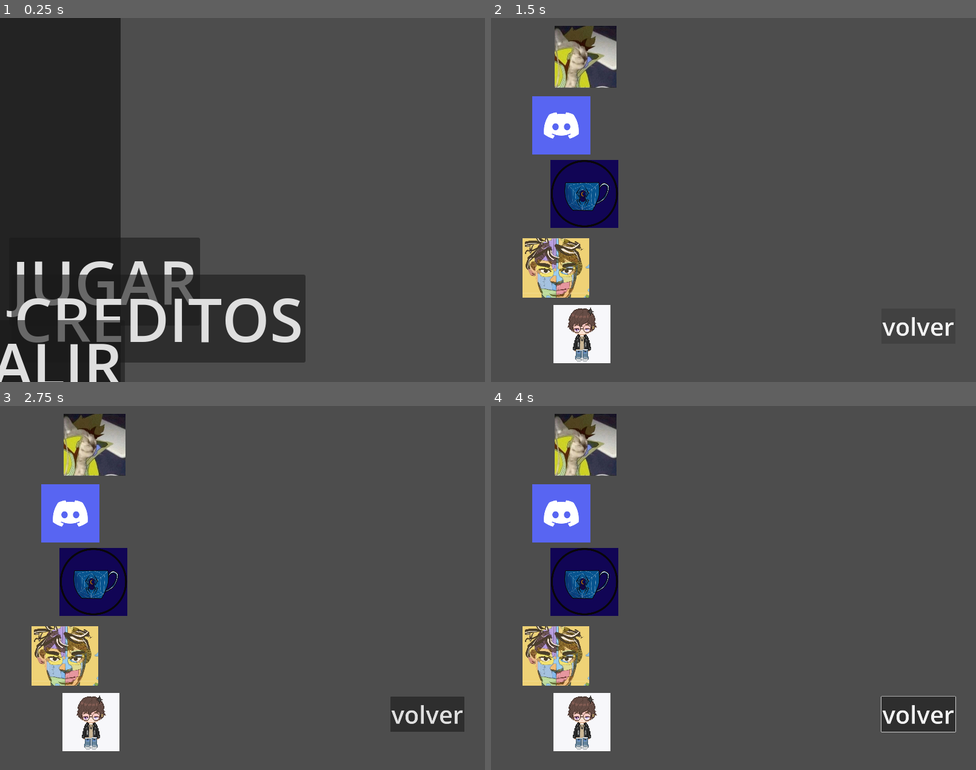
Above: before the commit, frames 1-4 (two rows, left to right).
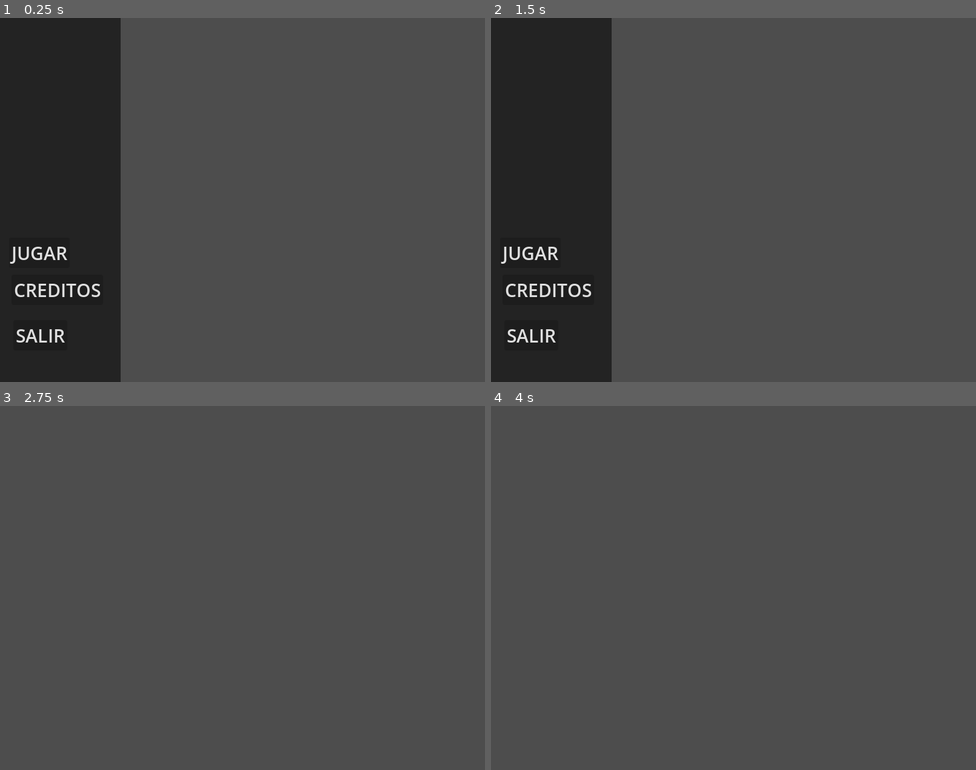
Above: after the commit, the same moments.

Repository: alezuuBytes/GITW-Game
Game: Godot game, scene res://trabajo_graso/menu/menu.tscn
Same seed, same stepped clock (60 frames per second), same inputs: the game is played once before the commit and once after it.
Inputs (mouse positions are in pixels of both pictures, inside the frame that each line leads up to):
- Up to frame 1 (0.25 s): no input
- Up to frame 2 (1.5 s): click "CREDITOS" at 0.5 s; click "volver" at 1.25 s
- Up to frame 3 (2.75 s): click (38, 638) at 2 s, where only the run after the commit has a clickable "JUGAR"
- Up to frame 4 (4 s): tap Enter (ui_accept) at 2.75, 3.02, 3.5, 3.77 s; hold Right (ui_right) from 2.78 s (still down)

The runs differ from the first frame. In frame 1, 14% of the frame differs, in the area x 0-63%, y 60-100%; in frame 2, 25%, in the area x 0-96%, y 0-100%; in frame 3, 12%; in frame 4, 12%.

Commit message:
avances en los creditos 2

Diff:
--- a/trabajo_graso/creditos/creditos.gd
+++ b/trabajo_graso/creditos/creditos.gd
@@ -1 +1,5 @@
 extends Node2D
+
+
+func _on_button_pressed() -> void:
+	get_tree().change_scene_to_file("res://trabajo_graso/menu/menu.tscn")
--- a/trabajo_graso/creditos/creditos.tscn
+++ b/trabajo_graso/creditos/creditos.tscn
@@ -1,11 +1,11 @@
 [gd_scene format=3 uid="uid://bjt0r4y75bgsr"]
 
 [ext_resource type="Texture2D" uid="uid://bx53sg8kqr0i3" path="res://trabajo_graso/creditos/jere/zoro.png" id="1_c05db"]
+[ext_resource type="Script" uid="uid://bn3sc7xs2mtgo" path="res://trabajo_graso/creditos/creditos.gd" id="1_txoeq"]
 [ext_resource type="Texture2D" uid="uid://c2phb2mx0uvb3" path="res://trabajo_graso/creditos/flor/alter.png" id="2_t7oqj"]
 [ext_resource type="Texture2D" uid="uid://b7ipc73blci3i" path="res://trabajo_graso/creditos/bruno/bruno.png" id="3_esdcc"]
 [ext_resource type="Texture2D" uid="uid://c2idwn7hpx85b" path="res://trabajo_graso/creditos/nahue/graso.png" id="4_txoeq"]
 [ext_resource type="Texture2D" uid="uid://bd7qqsk3rjku3" path="res://trabajo_graso/creditos/alexis/negrogaymer.png" id="5_s54co"]
-[ext_resource type="Theme" uid="uid://s7hava87ytwj" path="res://trabajo_graso/fonts/letras.tres" id="6_esdcc"]
 
 [sub_resource type="Animation" id="Animation_txoeq"]
 length = 0.001
@@ -68,6 +68,66 @@
 "transitions": PackedFloat32Array(1),
 "update": 0,
 "values": [Vector2(375, 1302.5)]
+}
+tracks/5/type = "value"
+tracks/5/imported = false
+tracks/5/enabled = true
+tracks/5/path = NodePath("jere:modulate")
+tracks/5/interp = 1
+tracks/5/loop_wrap = true
+tracks/5/keys = {
+"times": PackedFloat32Array(0),
+"transitions": PackedFloat32Array(1),
+"update": 0,
+"values": [Color(1, 1, 1, 1)]
+}
+tracks/6/type = "value"
+tracks/6/imported = false
+tracks/6/enabled = true
+tracks/6/path = NodePath("floriana:modulate")
+tracks/6/interp = 1
+tracks/6/loop_wrap = true
+tracks/6/keys = {
+"times": PackedFloat32Array(0),
+"transitions": PackedFloat32Array(1),
+"update": 0,
+"values": [Color(1, 1, 1, 1)]
+}
+tracks/7/type = "value"
+tracks/7/imported = false
+tracks/7/enabled = true
+tracks/7/path = NodePath("bruno:modulate")
+tracks/7/interp = 1
+tracks/7/loop_wrap = true
+tracks/7/keys = {
+"times": PackedFloat32Array(0),
+"transitions": PackedFloat32Array(1),
+"update": 0,
+"values": [Color(1, 1, 1, 1)]
+}
+tracks/8/type = "value"
+tracks/8/imported = false
+tracks/8/enabled = true
+tracks/8/path = NodePath("alexis:modulate")
+tracks/8/interp = 1
+tracks/8/loop_wrap = true
+tracks/8/keys = {
+"times": PackedFloat32Array(0),
+"transitions": PackedFloat32Array(1),
+"update": 0,
+"values": [Color(1, 1, 1, 1)]
+}
+tracks/9/type = "value"
+tracks/9/imported = false
+tracks/9/enabled = true
+tracks/9/path = NodePath("nahue:modulate")
+tracks/9/interp = 1
+tracks/9/loop_wrap = true
+tracks/9/keys = {
+"times": PackedFloat32Array(0),
+"transitions": PackedFloat32Array(1),
+"update": 0,
+"values": [Color(1, 1, 1, 1)]
 }
 
 [sub_resource type="Animation" id="Animation_s54co"]
@@ -80,10 +140,10 @@
 tracks/0/interp = 1
 tracks/0/loop_wrap = true
 tracks/0/keys = {
-"times": PackedFloat32Array(0.4),
-"transitions": PackedFloat32Array(1),
-"update": 0,
-"values": [Vector2(267.5, 1029.9999)]
+"times": PackedFloat32Array(0, 0.0009999999, 0.3, 0.4),
+"transitions": PackedFloat32Array(1, 1, 1, 1),
+"update": 0,
+"values": [Vector2(-1105, 1029.9999), Vector2(-432.50006, 1029.9999), Vector2(390, 1029.9999), Vector2(267.5, 1029.9999)]
 }
 tracks/1/type = "value"
 tracks/1/imported = false
@@ -92,10 +152,10 @@
 tracks/1/interp = 1
 tracks/1/loop_wrap = true
 tracks/1/keys = {
-"times": PackedFloat32Array(0.4),
-"transitions": PackedFloat32Array(1),
-"update": 0,
-"values": [Vector2(390, 160)]
+"times": PackedFloat32Array(0, 0.0009999999, 0.3, 0.4),
+"transitions": PackedFloat32Array(1, 1, 1, 1),
+"update": 0,
+"values": [Vector2(-982.4998, 160), Vector2(-309.99994, 160), Vector2(512.49994, 160), Vector2(390, 160)]
 }
 tracks/2/type = "value"
 tracks/2/imported = false
@@ -104,10 +164,10 @@
 tracks/2/interp = 1
 tracks/2/loop_wrap = true
 tracks/2/keys = {
-"times": PackedFloat32Array(0.4),
-"transitions": PackedFloat32Array(1),
-"update": 0,
-"values": [Vector2(385, 725)]
+"times": PackedFloat32Array(0, 0.0009999999, 0.3, 0.4),
+"transitions": PackedFloat32Array(1, 1, 1, 1),
+"update": 0,
+"values": [Vector2(-987.49994, 725), Vector2(-315, 725), Vector2(507.49997, 725), Vector2(385, 725)]
 }
 tracks/3/type = "value"
 tracks/3/imported = false
@@ -116,10 +176,10 @@
 tracks/3/interp = 1
 tracks/3/loop_wrap = true
 tracks/3/keys = {
-"times": PackedFloat32Array(0.4),
-"transitions": PackedFloat32Array(1),
-"update": 0,
-"values": [Vector2(290, 442.5)]
+"times": PackedFloat32Array(0, 0.0009999999, 0.3, 0.4),
+"transitions": PackedFloat32Array(1, 1, 1, 1),
+"update": 0,
+"values": [Vector2(-1082.5, 442.5), Vector2(-410, 442.5), Vector2(412.49997, 442.5), Vector2(290, 442.5)]
 }
 tracks/4/type = "value"
 tracks/4/imported = false
@@ -128,10 +188,70 @@
 tracks/4/interp = 1
 tracks/4/loop_wrap = true
 tracks/4/keys = {
-"times": PackedFloat32Array(0.4),
-"transitions": PackedFloat32Array(1),
-"update": 0,
-"values": [Vector2(375, 1302.5)]
+"times": PackedFloat32Array(0, 0.0009999999, 0.3, 0.4),
+"transitions": PackedFloat32Array(1, 1, 1, 1),
+"update": 0,
+"values": [Vector2(-997.49994, 1302.5), Vector2(-325, 1302.5), Vector2(497.49997, 1302.5), Vector2(375, 1302.5)]
+}
+tracks/5/type = "value"
+tracks/5/imported = false
+tracks/5/enabled = true
+tracks/5/path = NodePath("jere:modulate")
+tracks/5/interp = 1
+tracks/5/loop_wrap = true
+tracks/5/keys = {
+"times": PackedFloat32Array(0.0009999999, 0.4),
+"transitions": PackedFloat32Array(1, 1),
+"update": 0,
+"values": [Color(0.32544088, 0.3254409, 0.32544088, 0.13725491), Color(1, 1, 1, 1)]
+}
+tracks/6/type = "value"
+tracks/6/imported = false
+tracks/6/enabled = true
+tracks/6/path = NodePath("floriana:modulate")
+tracks/6/interp = 1
+tracks/6/loop_wrap = true
+tracks/6/keys = {
+"times": PackedFloat32Array(0.0009999999, 0.4),
+"transitions": PackedFloat32Array(1, 1),
+"update": 0,
+"values": [Color(0.32544088, 0.3254409, 0.32544088, 0.13725491), Color(1, 1, 1, 1)]
+}
+tracks/7/type = "value"
+tracks/7/imported = false
+tracks/7/enabled = true
+tracks/7/path = NodePath("bruno:modulate")
+tracks/7/interp = 1
+tracks/7/loop_wrap = true
+tracks/7/keys = {
+"times": PackedFloat32Array(0.0009999999, 0.4),
+"transitions": PackedFloat32Array(1, 1),
+"update": 0,
+"values": [Color(0.32544088, 0.3254409, 0.32544088, 0.13725491), Color(1, 1, 1, 1)]
+}
+tracks/8/type = "value"
+tracks/8/imported = false
+tracks/8/enabled = true
+tracks/8/path = NodePath("alexis:modulate")
+tracks/8/interp = 1
+tracks/8/loop_wrap = true
+tracks/8/keys = {
+"times": PackedFloat32Array(0.0009999999, 0.4),
+"transitions": PackedFloat32Array(1, 1),
+"update": 0,
+"values": [Color(0.32544088, 0.3254409, 0.32544088, 0.13725491), Color(1, 1, 1, 1)]
+}
+tracks/9/type = "value"
+tracks/9/imported = false
+tracks/9/enabled = true
+tracks/9/path = NodePath("nahue:modulate")
+tracks/9/interp = 1
+tracks/9/loop_wrap = true
+tracks/9/keys = {
+"times": PackedFloat32Array(0.0009999999, 0.4),
+"transitions": PackedFloat32Array(1, 1),
+"update": 0,
+"values": [Color(0.32544088, 0.3254409, 0.32544088, 0.13725491), Color(1, 1, 1, 1)]
 }
 
 [sub_resource type="AnimationLibrary" id="AnimationLibrary_5fn64"]
@@ -140,8 +260,12 @@
 &"creditos": SubResource("Animation_s54co")
 }
 
+[sub_resource type="Theme" id="Theme_esdcc"]
+default_font_size = 100
+
 [node name="creditos" type="Node2D" unique_id=1282856629]
 scale = Vector2(0.4, 0.4)
+script = ExtResource("1_txoeq")
 
 [node name="jere" type="Sprite2D" parent="." unique_id=1365436001]
 position = Vector2(390, 160)
@@ -169,11 +293,14 @@
 
 [node name="AnimationPlayer" type="AnimationPlayer" parent="." unique_id=651114981]
 libraries/ = SubResource("AnimationLibrary_5fn64")
+autoplay = &"creditos"
 
 [node name="Button" type="Button" parent="." unique_id=1729630694]
 offset_left = 1610.0
 offset_top = 1197.5
 offset_right = 1915.0
 offset_bottom = 1342.5
-theme = ExtResource("6_esdcc")
+theme = SubResource("Theme_esdcc")
 text = "volver"
+
+[connection signal="pressed" from="Button" to="." method="_on_button_pressed"]
--- a/trabajo_graso/fonts/letras.tres
+++ b/trabajo_graso/fonts/letras.tres
@@ -1,4 +1,4 @@
 [gd_resource type="Theme" format=3 uid="uid://s7hava87ytwj"]
 
 [resource]
-default_font_size = 100
+default_font_size = 30
